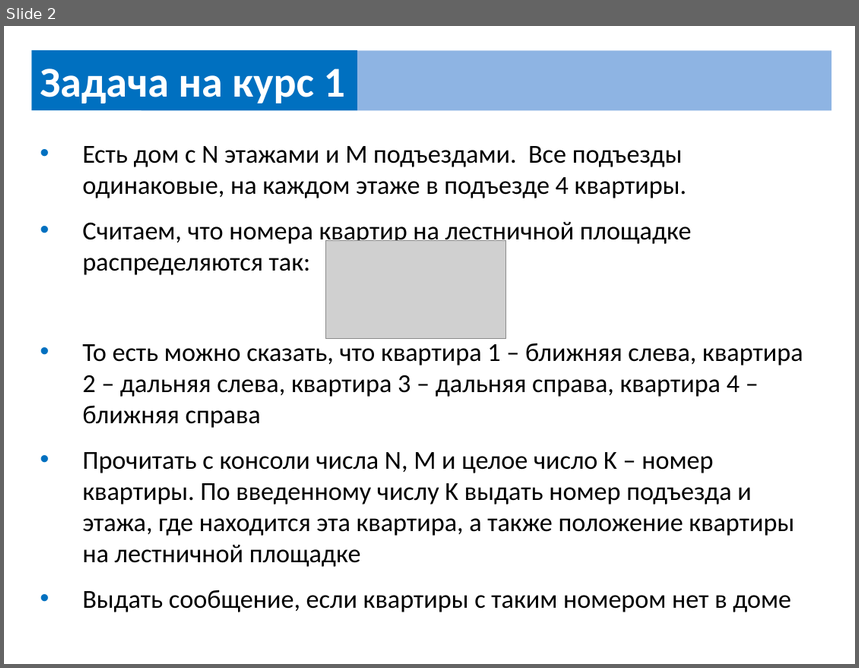
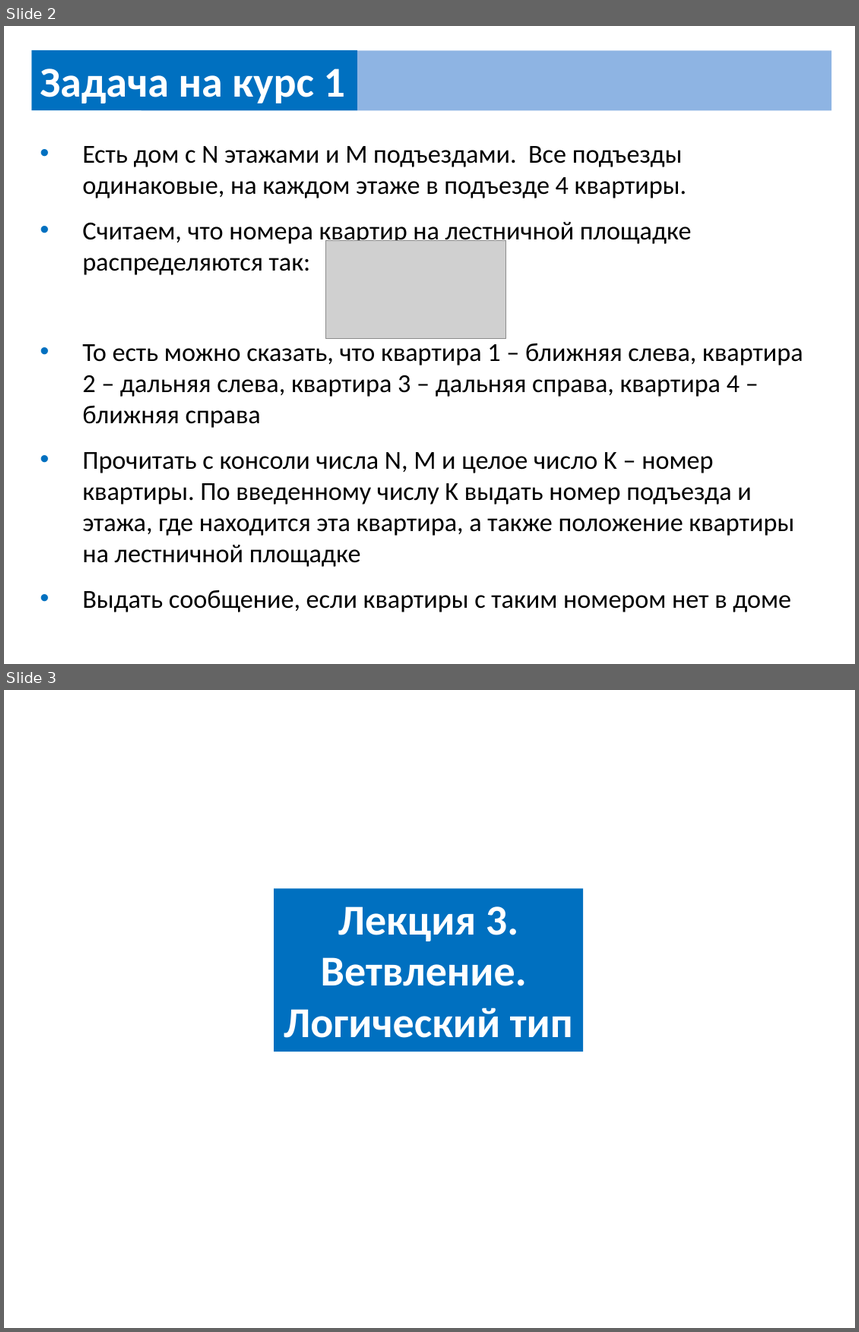
Before and after one commit to UsovaAnna/lesson, a slide deck: src/сourse/course_task.pptx. Shown one above the other, each under a label of ours: slide 2 before the commit, slides 2 and 3 after it. The pictures are 859x668 and 859x1332 pixels, drawn with LibreOffice and Linux fonts; fonts in the diff are those of the drawing; grey boxes stand for pictures. Boxes give left, top, right and bottom in pixels: in the first picture for what was removed or moved away, otherwise in the second. Text is boxed around its words. In the diff, an @@ line names an element or a change of style, - is before the commit and + after.

```diff
--- a/src/сourse/course_task.pptx
+++ b/src/сourse/course_task.pptx
@@ slide 3 added at [4, 690, 855, 1328], background #FFFFFF @@
@@ rectangle added at [274, 888, 583, 1052], fill #0070C0, 36 pt, text #FFFFFF, bold @@
+Лекция 3.
+Ветвление.
+Логический тип
```
Also in this commit, not shown: 2 other slides added, 1 other file.
